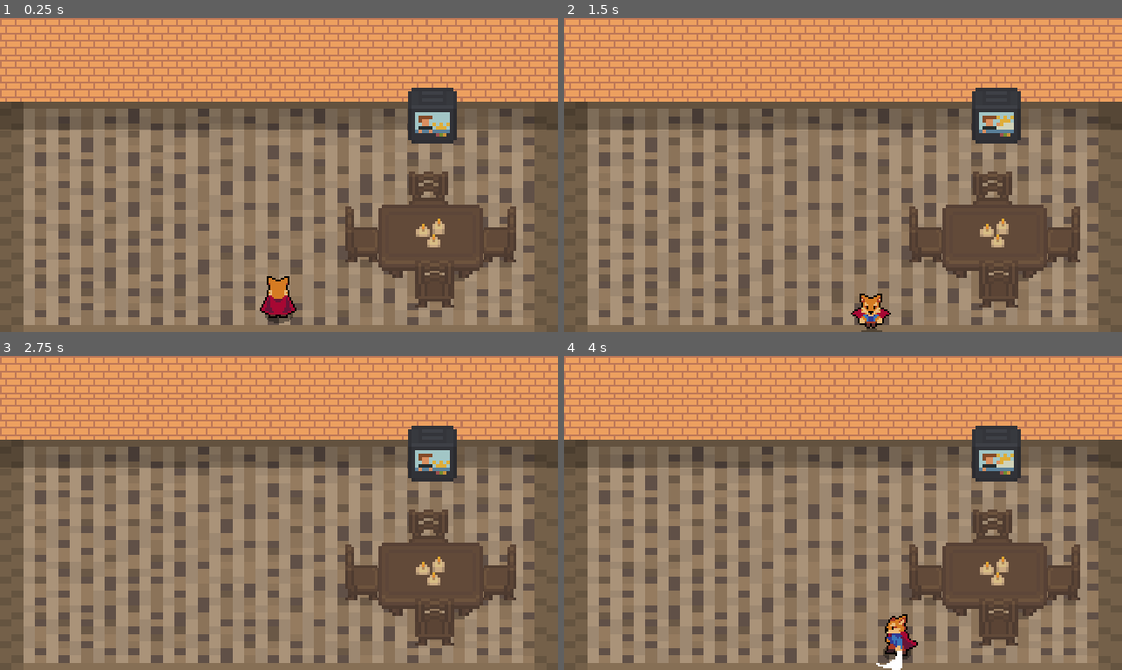
Above: before the commit, frames 1-4 (two rows, left to right).
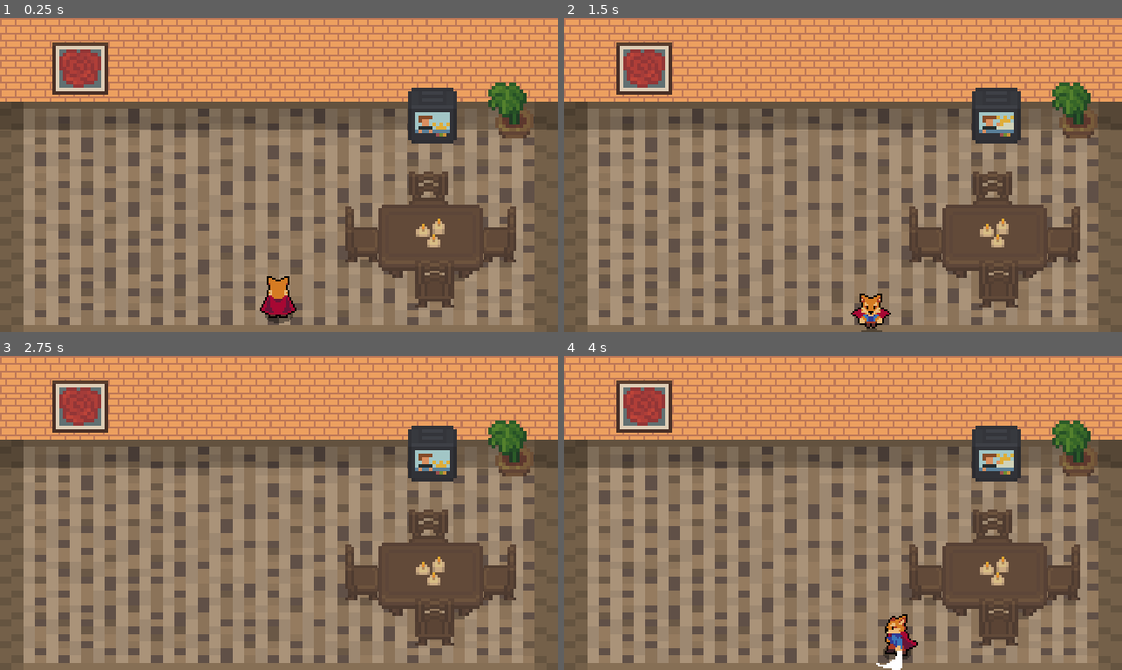
Above: after the commit, the same moments.

Repository: Jonak-Adipta-Kalita/JAK-Ultimate-Adventure-Game
Game: Godot game, scene res://Buildings/Interriors/PlayerHouseInterrior.tscn
Two runs of this game, one before a commit and one after it. Both use one fixed random seed, a clock stepped at 60 frames per second and the inputs below. This scene is started directly instead of the project's main scene. Sound files missing from this copy of the repository are replaced by a short silence.
Inputs:
- Up to frame 1 (0.25 s): no input
- Up to frame 2 (1.5 s): hold Right (ui_right) 0.53-1.28 s; tap J (attack) at 0.6 s; tap Space (ui_select) at 0.77 s; hold Down (ui_down) from 1.28 s (still down); tap K (roll) at 1.35 s
- Up to frame 3 (2.75 s): tap Space (ui_select) at 1.52 s; release Down (ui_down) at 2.03 s; hold Right (ui_right) from 2.03 s (still down); tap J (attack) at 2.1 s
- Up to frame 4 (4 s): release Right (ui_right) at 2.78 s; hold Up (ui_up) 2.78-3.53 s; tap K (roll) at 2.85 s; tap Space (ui_select) at 3.02, 3.77 s; hold Left (ui_left) from 3.53 s (still down); tap J (attack) at 3.6 s

The runs differ from the first frame. In frame 1, 2.6% of the frame differs, in the area x 9-96%, y 7-39%; in frame 2, 2.6%; in frame 3, 2.6%; in frame 4, 2.6%.

Commit message:
decorations!!

Diff:
--- /dev/null
+++ b/Buildings/Interriors/Objects/FlowerPot.tscn
@@ -0,0 +1,17 @@
+[gd_scene load_steps=3 format=2]
+
+[ext_resource path="res://Buildings/Interriors/Objects/FlowerPot.png" type="Texture" id=1]
+
+[sub_resource type="CapsuleShape2D" id=1]
+height = 0.0
+
+[node name="FlowerPot" type="StaticBody2D"]
+
+[node name="Sprite" type="Sprite" parent="."]
+scale = Vector2( 2, 2 )
+texture = ExtResource( 1 )
+
+[node name="CollisionShape2D" type="CollisionShape2D" parent="."]
+position = Vector2( 2, 8 )
+rotation = 1.5708
+shape = SubResource( 1 )
--- /dev/null
+++ b/Buildings/Interriors/Objects/Painting.tscn
@@ -0,0 +1,15 @@
+[gd_scene load_steps=3 format=2]
+
+[ext_resource path="res://Buildings/Interriors/Objects/Painting.png" type="Texture" id=1]
+
+[sub_resource type="RectangleShape2D" id=1]
+extents = Vector2( 16, 15 )
+
+[node name="Painting" type="StaticBody2D"]
+
+[node name="Sprite" type="Sprite" parent="."]
+scale = Vector2( 2, 2 )
+texture = ExtResource( 1 )
+
+[node name="CollisionShape2D" type="CollisionShape2D" parent="."]
+shape = SubResource( 1 )
--- a/Buildings/Interriors/PlayerHouseInterrior.tscn
+++ b/Buildings/Interriors/PlayerHouseInterrior.tscn
@@ -8,6 +8,8 @@
 [ext_resource path="res://Buildings/Interriors/Objects/ChairX.tscn" type="PackedScene" id=6]
 [ext_resource path="res://Buildings/Interriors/Objects/Candles.tscn" type="PackedScene" id=7]
 [ext_resource path="res://Tiles/WallTile.png" type="Texture" id=8]
+[ext_resource path="res://Buildings/Interriors/Objects/FlowerPot.tscn" type="PackedScene" id=9]
+[ext_resource path="res://Buildings/Interriors/Objects/Painting.tscn" type="PackedScene" id=10]
 
 [node name="PlayerHouseInterrior" instance=ExtResource( 1 )]
 
@@ -58,6 +60,12 @@
 [node name="CollisionShape2D" parent="YSort/Chairs/ChairY2" index="1"]
 position = Vector2( 0.2, 2.5 )
 
+[node name="FlowerPot" parent="YSort" index="7" instance=ExtResource( 9 )]
+position = Vector2( 293, 53 )
+
+[node name="Painting" parent="YSort" index="8" instance=ExtResource( 10 )]
+position = Vector2( 46, 29 )
+
 [node name="NoYSort" type="Node2D" parent="." index="1"]
 position = Vector2( -282, -254 )
 
Not shown: 1 places in Buildings/Interriors/PlayerHouseInterrior.tscn that only renumber resources
